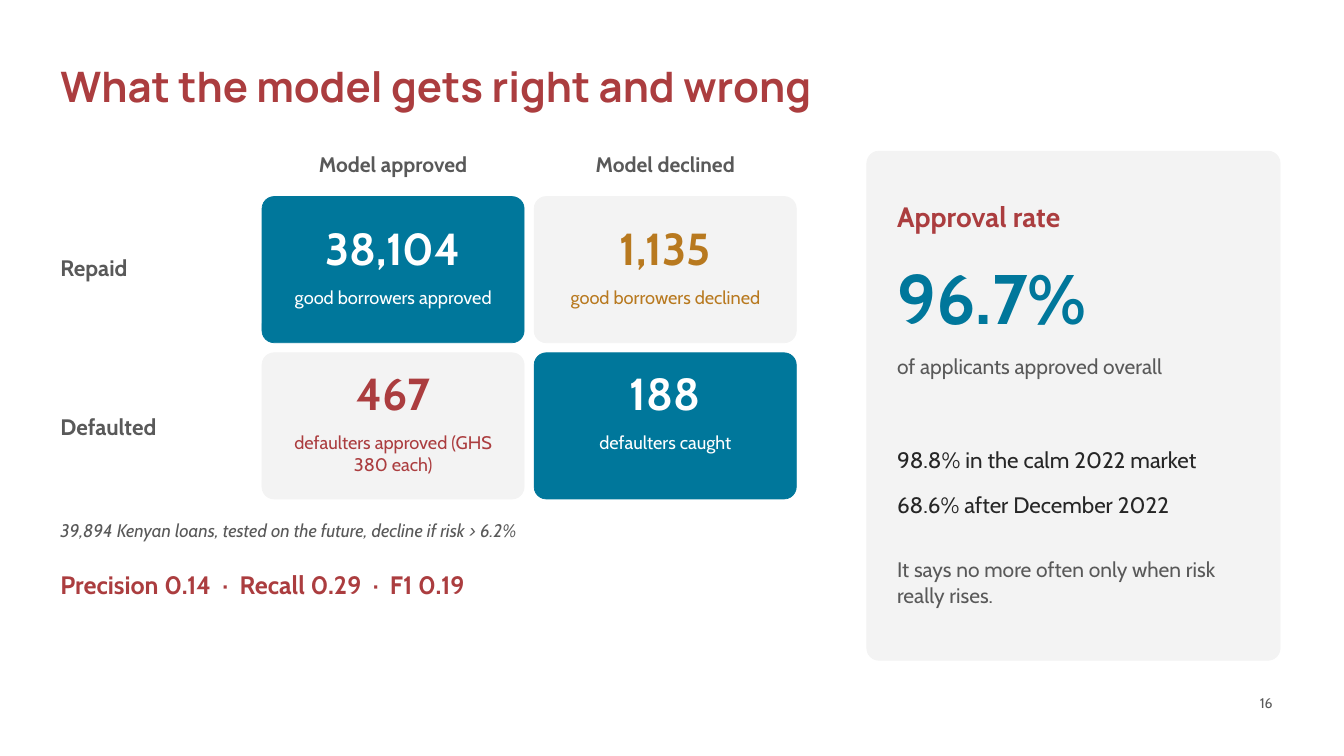
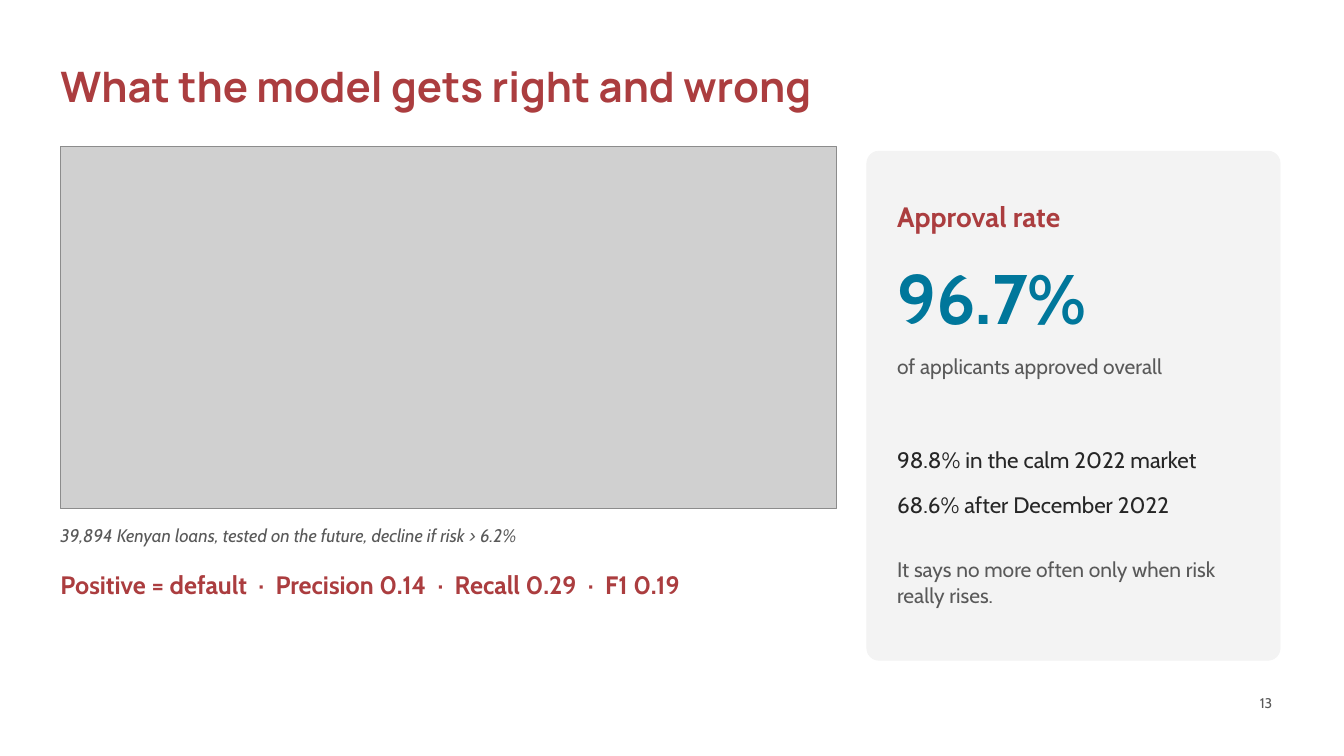
Before and after one commit to ASU-MICS-2028/mle-group-3-prosit-2, a slide deck: slide 13 of slides/NkwaPay_Debrief_Lesson.pptx (slide 16 before the commit). Drawn at 1344x756 pixels with LibreOffice and Linux fonts; fonts in the diff are those of the drawing; grey boxes stand for pictures; background and template pictures are left out. Boxes give left, top, right and bottom in pixels: in the first picture for what was removed or moved away, otherwise in the second. Text is boxed around its words. In the diff, an @@ line names an element or a change of style, - is before the commit and + after.

```diff
--- a/slides/NkwaPay_Debrief_Lesson.pptx
+++ b/slides/NkwaPay_Debrief_Lesson.pptx
@@ picture added at bbox=[60, 146, 837, 509] @@
@@ text removed at bbox=[319, 156, 467, 177] @@
-Model approved
@@ text removed at bbox=[596, 156, 735, 172] @@
-Model declined
@@ rounded rectangle removed at bbox=[262, 197, 524, 343] @@
@@ rounded rectangle removed at bbox=[534, 197, 797, 343] @@
@@ text removed at bbox=[326, 233, 461, 270] @@
-38,104
@@ text removed at bbox=[620, 233, 711, 270] @@
-1,135
@@ text removed at bbox=[60, 259, 127, 282] @@
-Repaid
@@ text removed at bbox=[295, 290, 492, 309] @@
-good borrowers approved
@@ text removed at bbox=[571, 290, 760, 309] @@
-good borrowers declined
@@ rounded rectangle removed at bbox=[262, 353, 524, 499] @@
@@ rounded rectangle removed at bbox=[534, 353, 797, 499] @@
@@ text removed at bbox=[356, 378, 430, 411] @@
-467
@@ text removed at bbox=[630, 378, 700, 411] @@
-188
@@ text removed at bbox=[60, 418, 156, 435] @@
-Defaulted
@@ text removed at bbox=[294, 435, 492, 474] @@
-defaulters approved (GHS 380 each)
@@ text removed at bbox=[599, 435, 731, 454] @@
-defaulters caught
@@ text "39,894 Kenyan loans, tested on ...": place and size @@
-text "39,894 Kenyan loans, tested on ..." at bbox=[60, 523, 516, 542]
+text "39,894 Kenyan loans, tested on ..." at bbox=[60, 528, 516, 547]
@@ text at bbox=[60, 575, 679, 595]: text changed @@
-Precision 0.14 · Recall 0.29 · F1 0.19
+Positive = default · Precision 0.14 · Recall 0.29 · F1 0.19
@@ page number at bbox=[1260, 698, 1273, 708]: text changed @@
-16
+13
```
Also in this commit, not shown: 1 other slide changed, 2 slides added, 6 slides removed.
